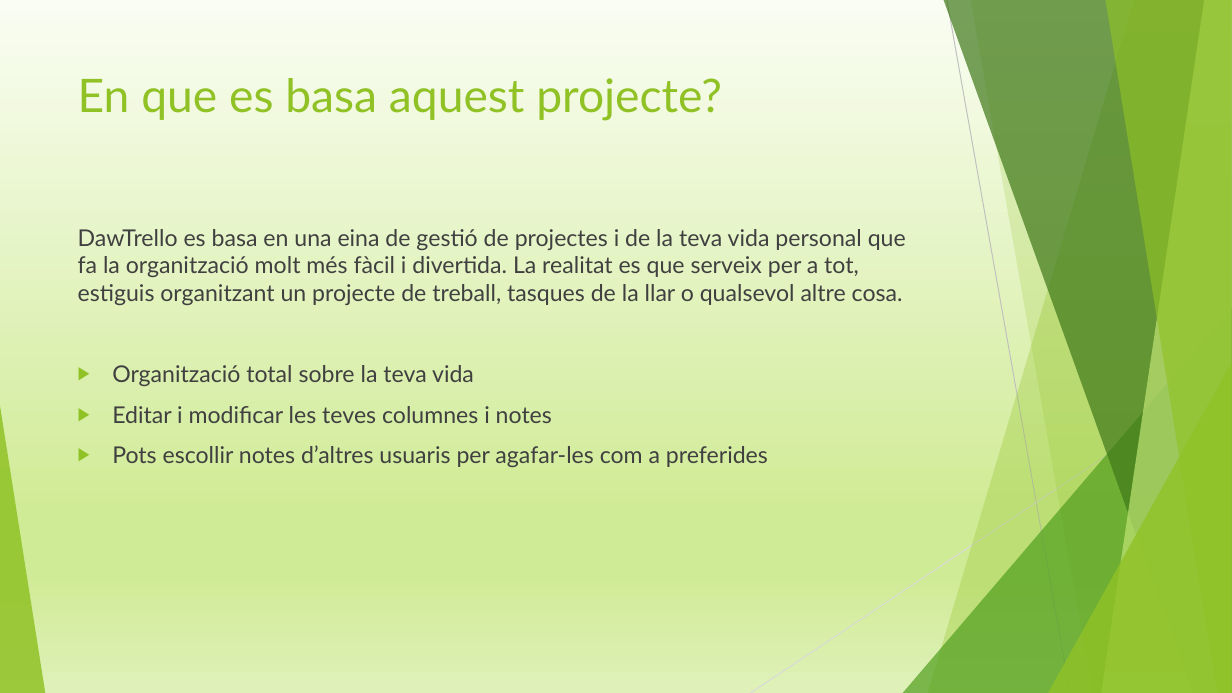
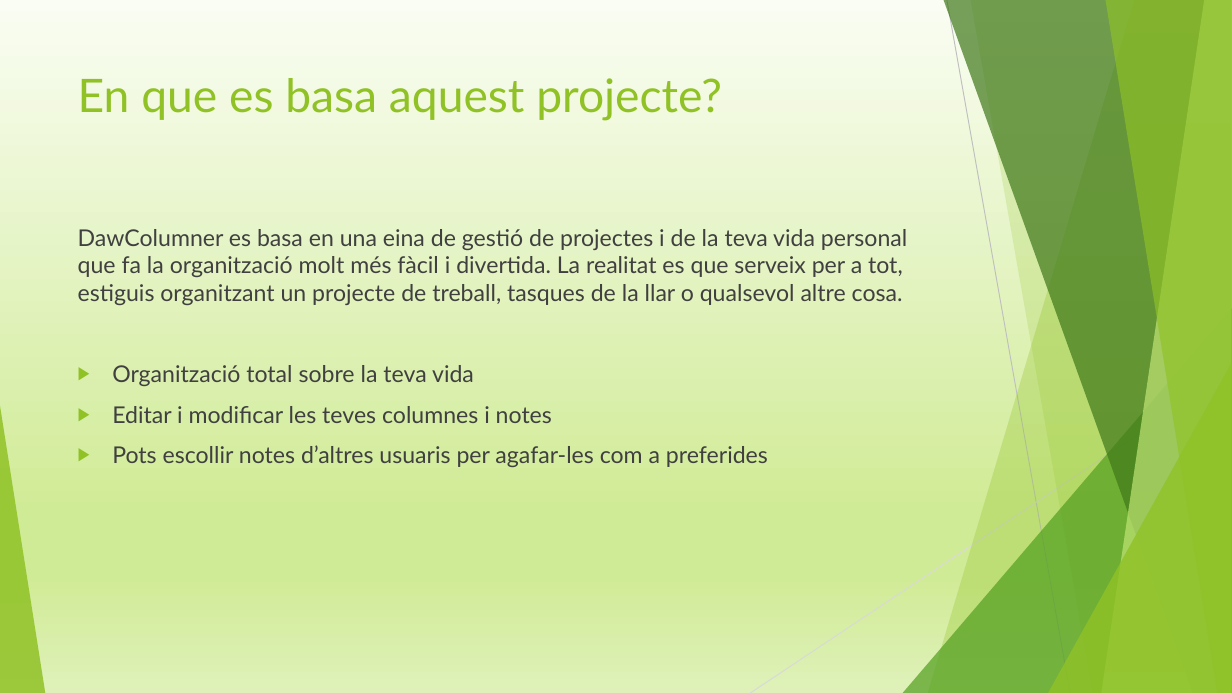
Before and after one commit to grup4salesians/columnero, a slide deck: slide 3 of Presentació dawsharing grup4.pptx. Drawn at 1232x693 pixels with LibreOffice and Linux fonts; fonts in the diff are those of the drawing. Boxes give left, top, right and bottom in pixels: in the first picture for what was removed or moved away, otherwise in the second. Text is boxed around its words. In the diff, an @@ line names an element or a change of style, - is before the commit and + after.

```diff
--- a/Presentació dawsharing grup4.pptx
+++ b/Presentació dawsharing grup4.pptx
@@ text at box(78, 229, 907, 305): text changed @@
-DawTrello es basa en una eina de gestió de projectes i de la teva vida personal que fa la organització molt més fàcil i divertida. La realitat es que serveix per a tot, estiguis organitzant un projecte de treball, tasques de la llar o qualsevol altre cosa.
+DawColumner es basa en una eina de gestió de projectes i de la teva vida personal que fa la organització molt més fàcil i divertida. La realitat es que serveix per a tot, estiguis organitzant un projecte de treball, tasques de la llar o qualsevol altre cosa.
```
Also in this commit, not shown: 1 other slide changed, 1 other file.
